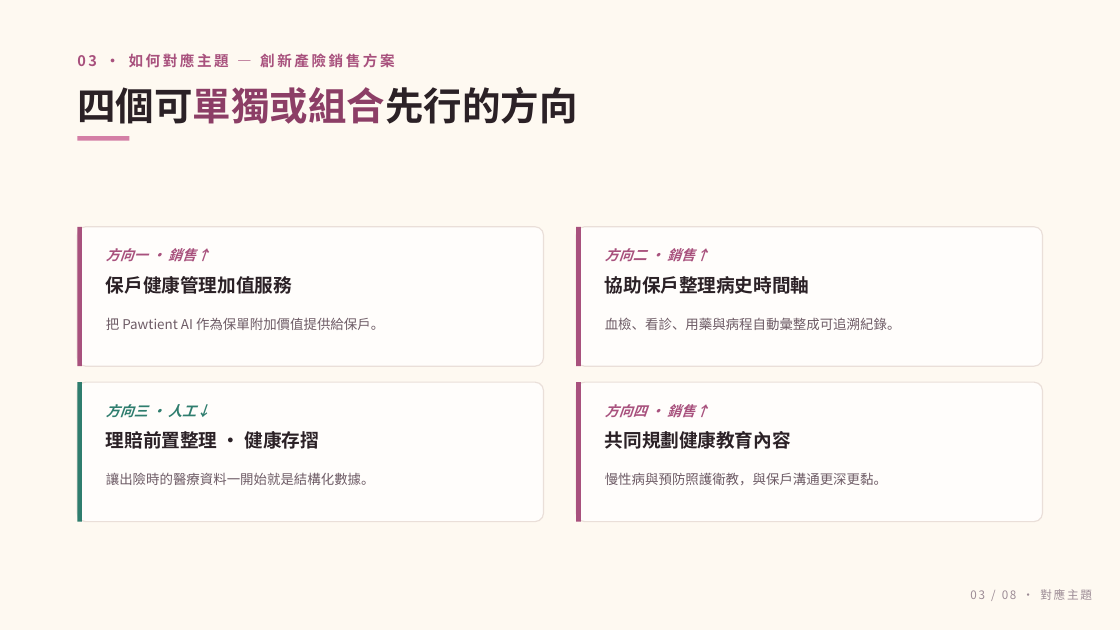
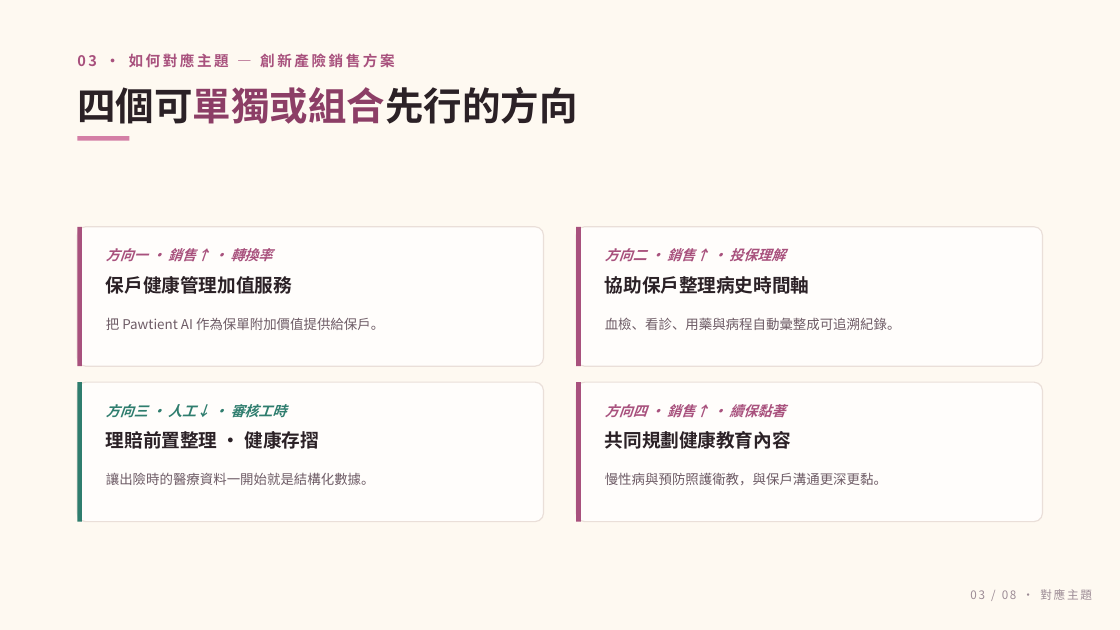
Before and after one commit to genrevcorp/pawtient-hotai-accelerator, a slide deck: slide 9 of deck/Pawtient_AI_和泰加速器提案.pptx. Drawn at 1120x630 pixels with LibreOffice and Linux fonts; fonts in the diff are those of the drawing. Boxes give left, top, right and bottom in pixels: in the first picture for what was removed or moved away, otherwise in the second. Text is boxed around its words. In the diff, an @@ line names an element or a change of style, - is before the commit and + after.

```diff
--- a/deck/Pawtient_AI_和泰加速器提案.pptx
+++ b/deck/Pawtient_AI_和泰加速器提案.pptx
@@ text at [106,248,273,262]: text changed @@
-方向一 · 銷售↑
+方向一 · 銷售↑ · 轉換率
@@ text at [605,248,785,262]: text changed @@
-方向二 · 銷售↑
+方向二 · 銷售↑ · 投保理解
@@ text at [106,404,287,418]: text changed @@
-方向三 · 人工↓
+方向三 · 人工↓ · 審核工時
@@ text at [605,404,785,418]: text changed @@
-方向四 · 銷售↑
+方向四 · 銷售↑ · 續保黏著
```
Also in this commit, not shown: 6 other slides changed.
